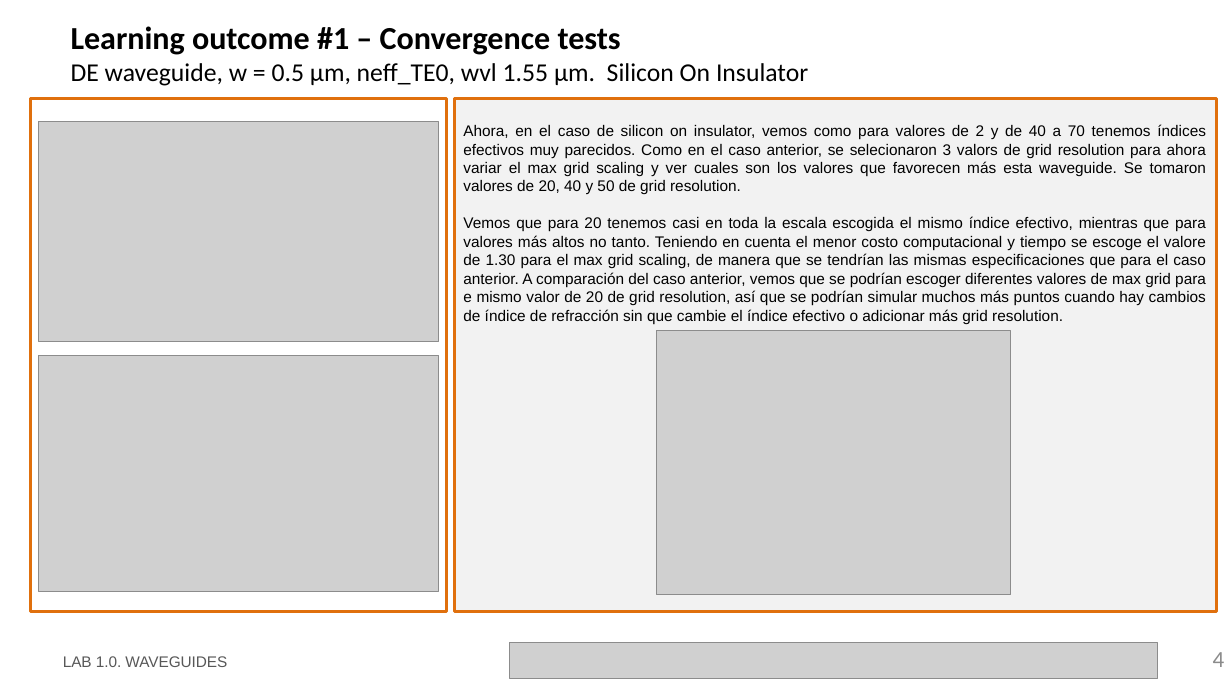
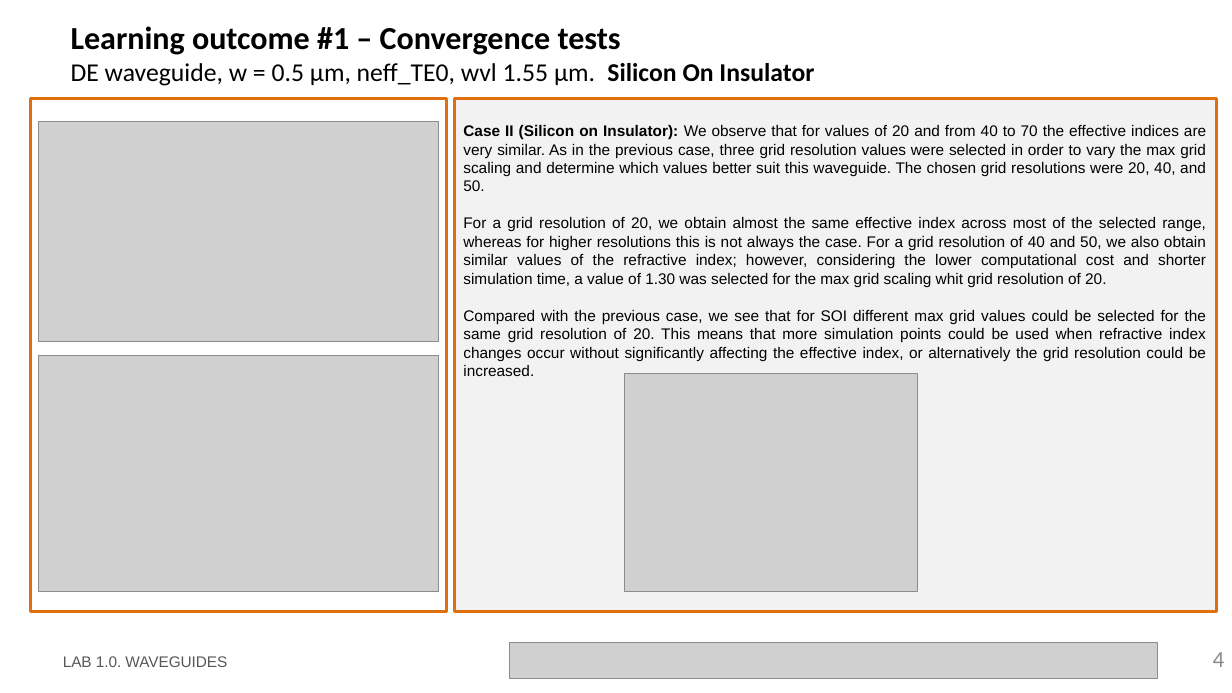
Before and after one commit to PauDaniOrtiz/pic-upv-lab1-Copy1, a slide deck: slide 4 of LabBook_10.pptx. Drawn at 1232x693 pixels with LibreOffice and Linux fonts; fonts in the diff are those of the drawing; grey boxes stand for pictures; background and template pictures are left out. Boxes give left, top, right and bottom in pixels: in the first picture for what was removed or moved away, otherwise in the second. Text is boxed around its words. In the diff, an @@ line names an element or a change of style, - is before the commit and + after.

```diff
--- a/LabBook_10.pptx
+++ b/LabBook_10.pptx
@@ title "Learning outcome #1 – Convergence ..." at <box>71,26,814,86</box>: bold on in "Silicon On Insulator" @@
@@ text in rectangle at <box>463,125,1206,376</box>: text changed @@
-Ahora, en el caso de silicon on insulator, vemos como para valores de 2 y de 40 a 70 tenemos índices efectivos muy parecidos. Como en el caso anterior, se selecionaron 3 valors de grid resolution para ahora variar el max grid scaling y ver cuales son los valores que favorecen más esta waveguide. Se tomaron valores de 20, 40 y 50 de grid resolution.
-Vemos que para 20 tenemos casi en toda la escala escogida el mismo índice efectivo, mientras que para valores más altos no tanto. Teniendo en cuenta el menor costo computacional y tiempo se escoge el valore de 1.30 para el max grid scaling, de manera que se tendrían las mismas especificaciones que para el caso anterior. A comparación del caso anterior, vemos que se podrían escoger diferentes valores de max grid para e mismo valor de 20 de grid resolution, así que se podrían simular muchos más puntos cuando hay cambios de índice de refracción sin que cambie el índice efectivo o adicionar más grid resolution.
+Case II (Silicon on Insulator): We observe that for values of 20 and from 40 to 70 the effective indices are very similar. As in the previous case, three grid resolution values were selected in order to vary the max grid scaling and determine which values better suit this waveguide. The chosen grid resolutions were 20, 40, and 50.
+For a grid resolution of 20, we obtain almost the same effective index across most of the selected range, whereas for higher resolutions this is not always the case. For a grid resolution of 40 and 50, we also obtain similar values of the refractive index; however, considering the lower computational cost and shorter simulation time, a value of 1.30 was selected for the max grid scaling whit grid resolution of 20.
+Compared with the previous case, we see that for SOI different max grid values could be selected for the same grid resolution of 20. This means that more simulation points could be used when refractive index changes occur without significantly affecting the effective index, or alternatively the grid resolution could be increased.
@@ picture: place and size @@
-picture at <box>657,331,1011,595</box>
+picture at <box>625,373,918,592</box>
```
Also in this commit, not shown: 8 other slides changed.
